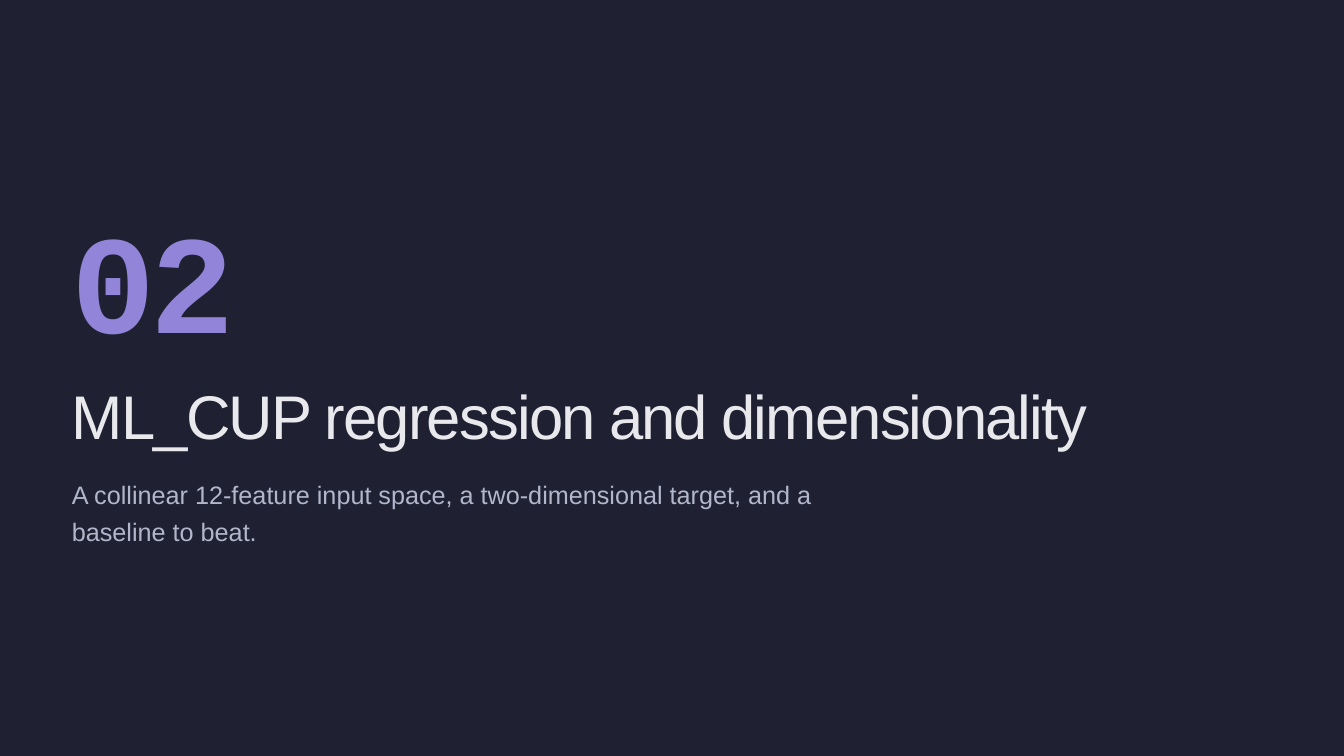
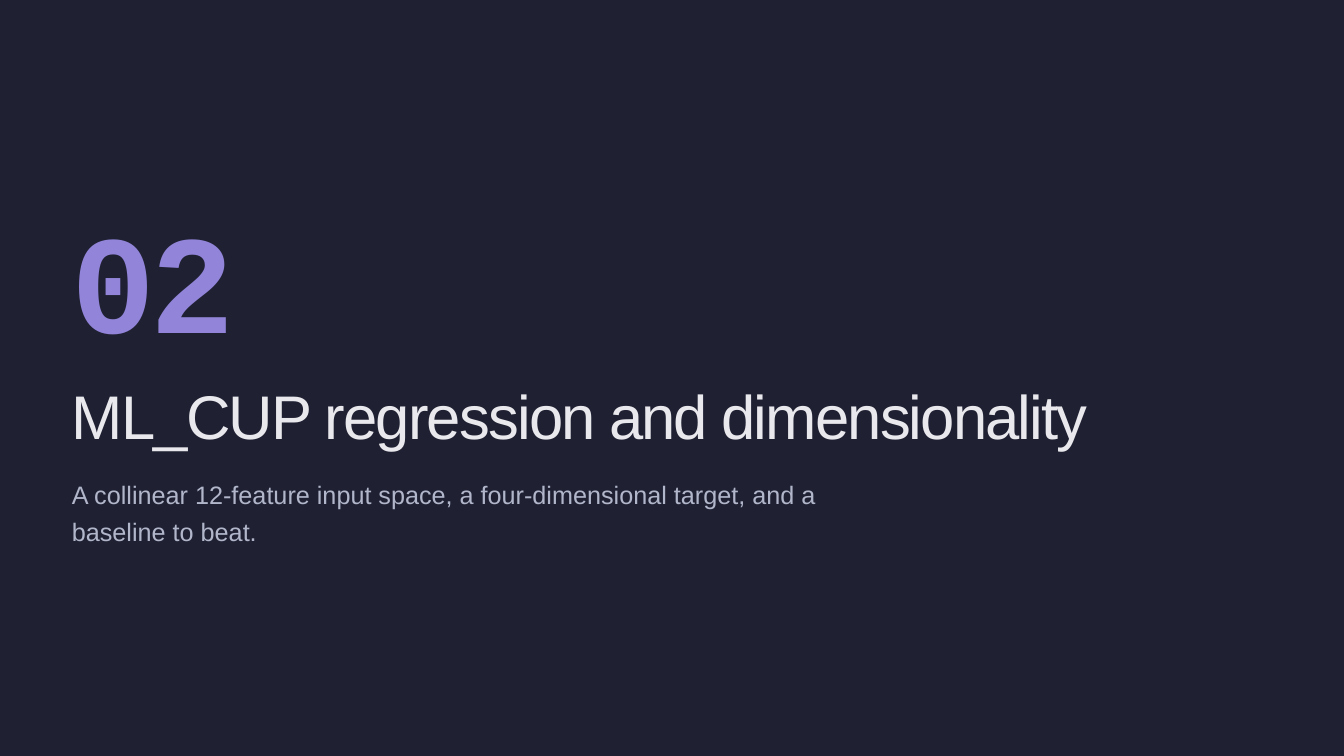
Before and after one commit to iaconoalessandro/ml-cup-2025-regression, a slide deck: slide 8 of presentation/EnSIUMble_ML_Project_2025.pptx. Drawn at 1344x756 pixels with LibreOffice and Linux fonts; fonts in the diff are those of the drawing. Boxes give left, top, right and bottom in pixels: in the first picture for what was removed or moved away, otherwise in the second. Text is boxed around its words. In the diff, an @@ line names an element or a change of style, - is before the commit and + after.

```diff
--- a/presentation/EnSIUMble_ML_Project_2025.pptx
+++ b/presentation/EnSIUMble_ML_Project_2025.pptx
@@ text at box(72, 486, 815, 541): text changed @@
-A collinear 12-feature input space, a two-dimensional target, and a baseline to beat.
+A collinear 12-feature input space, a four-dimensional target, and a baseline to beat.
```
Also in this commit, not shown: 5 other slides changed, 1 other file.
